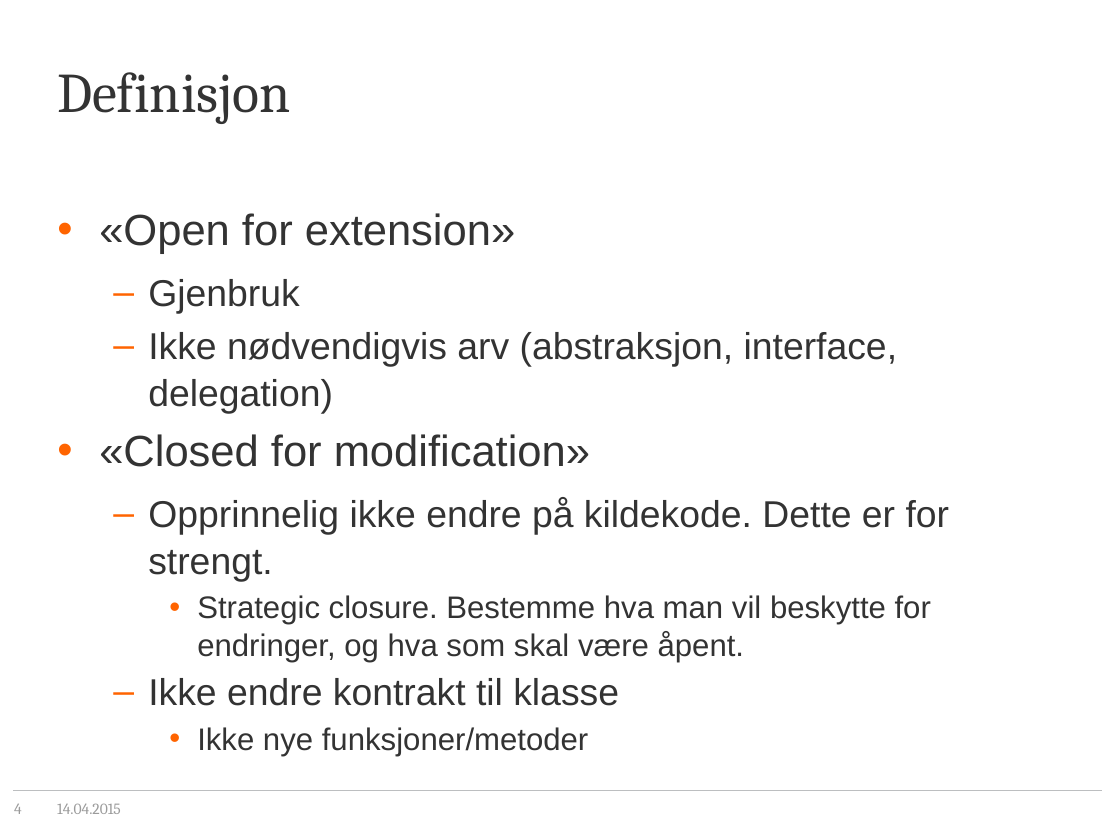
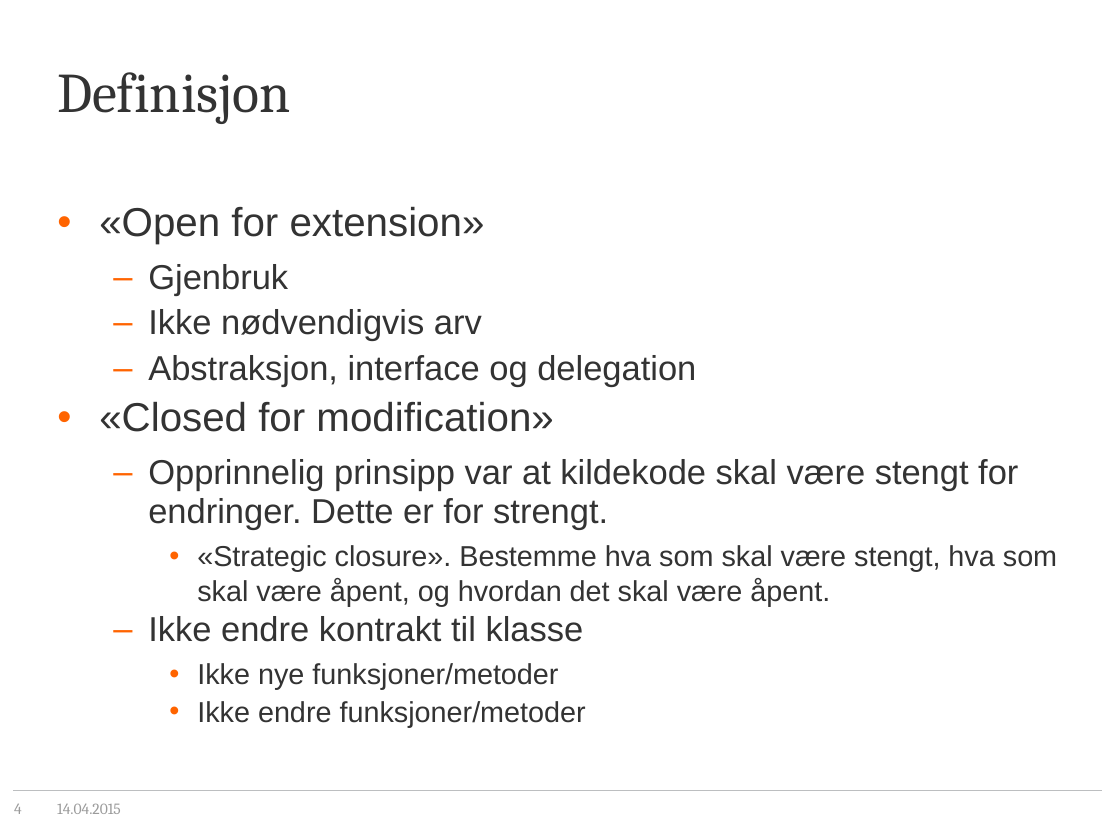
Before and after one commit to bouvet/soild-2, a slide deck: slide 4 of OpenClosedPrinciple.pptx. Drawn at 1120x840 pixels with LibreOffice and Linux fonts; fonts in the diff are those of the drawing; background and template pictures are left out. Boxes give left, top, right and bottom in pixels: in the first picture for what was removed or moved away, otherwise in the second. Text is boxed around its words. In the diff, an @@ line names an element or a change of style, - is before the commit and + after.

```diff
--- a/OpenClosedPrinciple.pptx
+++ b/OpenClosedPrinciple.pptx
@@ text at box(99, 206, 584, 690): size 28 to 25.9 pt in "«Open for extension»", "«Closed for modification»"; size 24 to 22.2 pt in "Gjenbruk", "Ikke endre kontrakt til klasse"; size 20 to 18.5 pt in "Ikke nye funksjoner/metoder"; line spacing 1.05 to 0.95 @@
@@ text at box(148, 309, 696, 387): text changed; size 24 to 22.2 pt @@
-  – Ikke nødvendigvis arv (abstraksjon, interface, delegation)
+  – Ikke nødvendigvis arv
+  – Abstraksjon, interface og delegation
@@ text at box(148, 459, 1057, 606): text changed; size 20 to 18.5 pt @@
-  – Opprinnelig ikke endre på kildekode. Dette er for strengt.
-    • Strategic closure. Bestemme hva man vil beskytte for endringer, og hva som skal være åpent.
+  – Opprinnelig prinsipp var at kildekode skal være stengt for endringer. Dette er for strengt.
+    • «Strategic closure». Bestemme hva som skal være stengt, hva som skal være åpent, og hvordan det skal være åpent.
@@ text at box(197, 701, 586, 727): paragraph added @@
+    • Ikke endre funksjoner/metoder
```
Also in this commit, not shown: 1 other slide changed.
